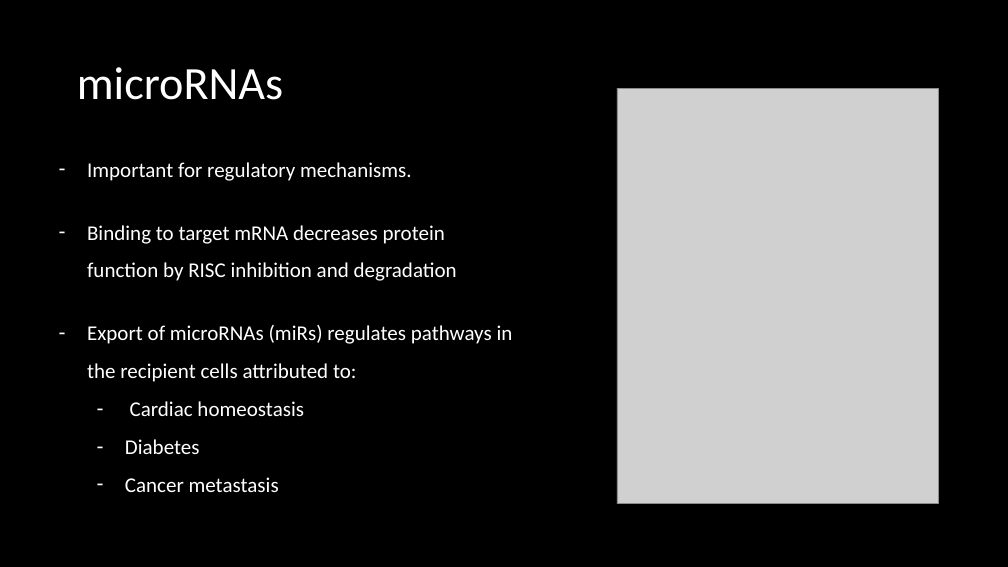
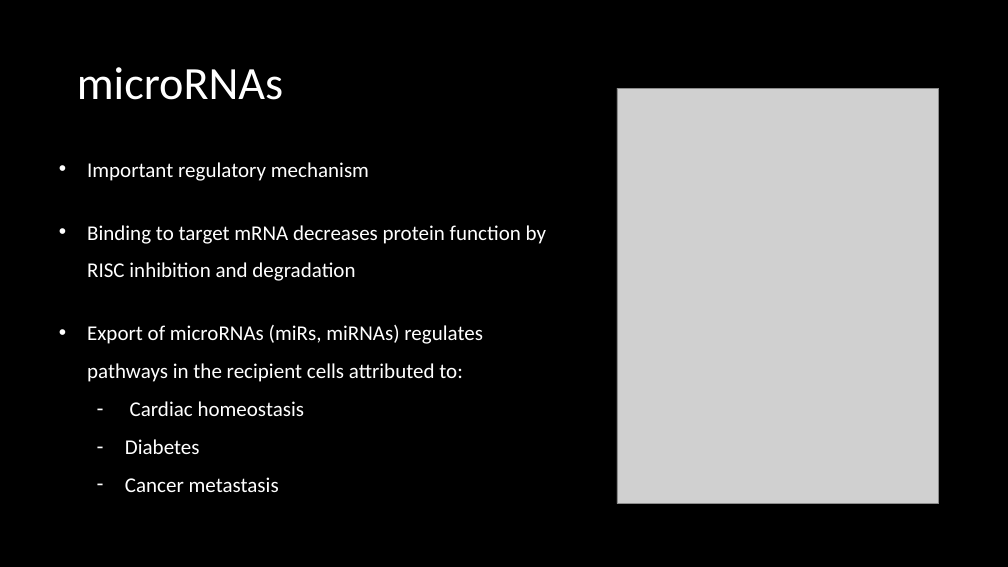
Before and after one commit to HarleyRobinson/Honours2, a slide deck: slide 2 of BackgroundInfo/Selective export of microRNA via extracellular vesicles.pptx. Drawn at 1008x567 pixels with LibreOffice and Linux fonts; fonts in the diff are those of the drawing; grey boxes stand for pictures. Boxes give left, top, right and bottom in pixels: in the first picture for what was removed or moved away, otherwise in the second. Text is boxed around its words. In the diff, an @@ line names an element or a change of style, - is before the commit and + after.

```diff
--- a/BackgroundInfo/Selective export of microRNA via extracellular vesicles.pptx
+++ b/BackgroundInfo/Selective export of microRNA via extracellular vesicles.pptx
@@ text at box(87, 162, 369, 181): text changed @@
-– Important for regulatory mechanisms.
+• Important regulatory mechanism
@@ text at box(87, 225, 546, 281): bullet - to • @@
@@ text at box(87, 325, 483, 382): text changed @@
-– Export of microRNAs (miRs) regulates pathways in the recipient cells attributed to:
+• Export of microRNAs (miRs, miRNAs) regulates pathways in the recipient cells attributed to:
```
Also in this commit, not shown: 9 other slides changed, 5 other files.
